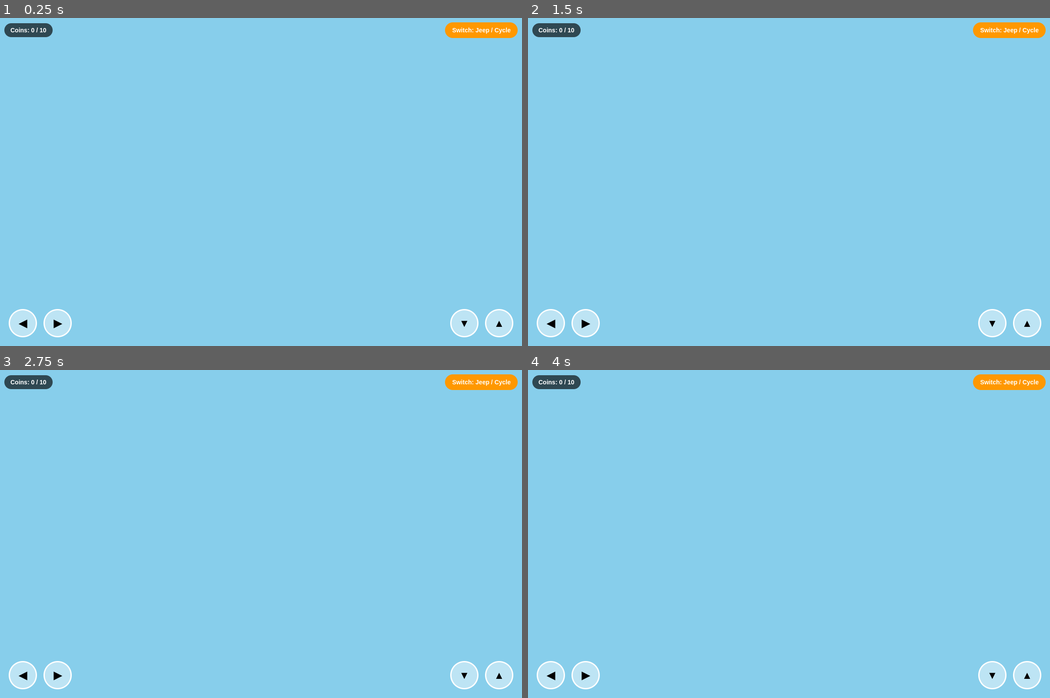
Above: before the commit, frames 1-4 (two rows, left to right).
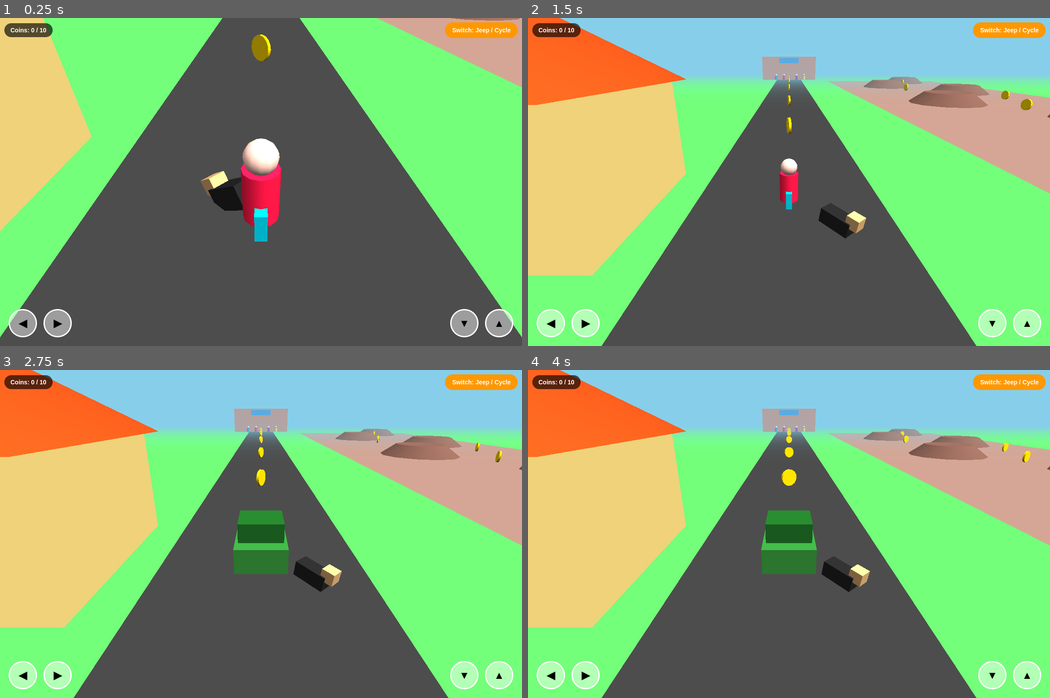
Above: after the commit, the same moments.

Repository: mukeshsurwade634-lgtm/Aarohi-3d-Game-
Game: browser game, page index.html
Same seed, same stepped clock (60 frames per second), same inputs: the game is played once before the commit and once after it.
Inputs (mouse positions are in pixels of both pictures, inside the frame that each line leads up to):
- Up to frame 1 (0.25 s): no input
- Up to frame 2 (1.5 s): click (1029, 323) at 1.27 s, where only the run after the commit has a clickable "▲"
- Up to frame 3 (2.75 s): click "Switch: Jeep / Cycle" at 1.87 s; click (464, 675) at 2.47 s, where only the run after the commit has a clickable "▼"
- Up to frame 4 (4 s): click (585, 675) at 3.07 s, where only the run after the commit has a clickable "▶"; click (548, 675) at 3.67 s, where only the run after the commit has a clickable "◀"

The runs differ from the first frame. In frame 1, 99% of the frame differs, in the area x 0-100%, y 0-100%; in frame 2, 85%; in frame 3, 85%; in frame 4, 85%.
Error before the commit: SyntaxError: Invalid or unexpected token

Commit message:
Update index.html

Diff:
--- a/index.html
+++ b/index.html
@@ -35,7 +35,7 @@
 
   <script>
     const s = document.createElement('script');
-    • s.src = 'https://cdnjs.cloudflare.' + 'com/ajax/libs/three.js/r128/three.min.js';
+     s.src = 'https://cdnjs.cloudflare.' + 'com/ajax/libs/three.js/r128/three.min.js';
     s.onload = initGame;
     document.head.appendChild(s);
 
